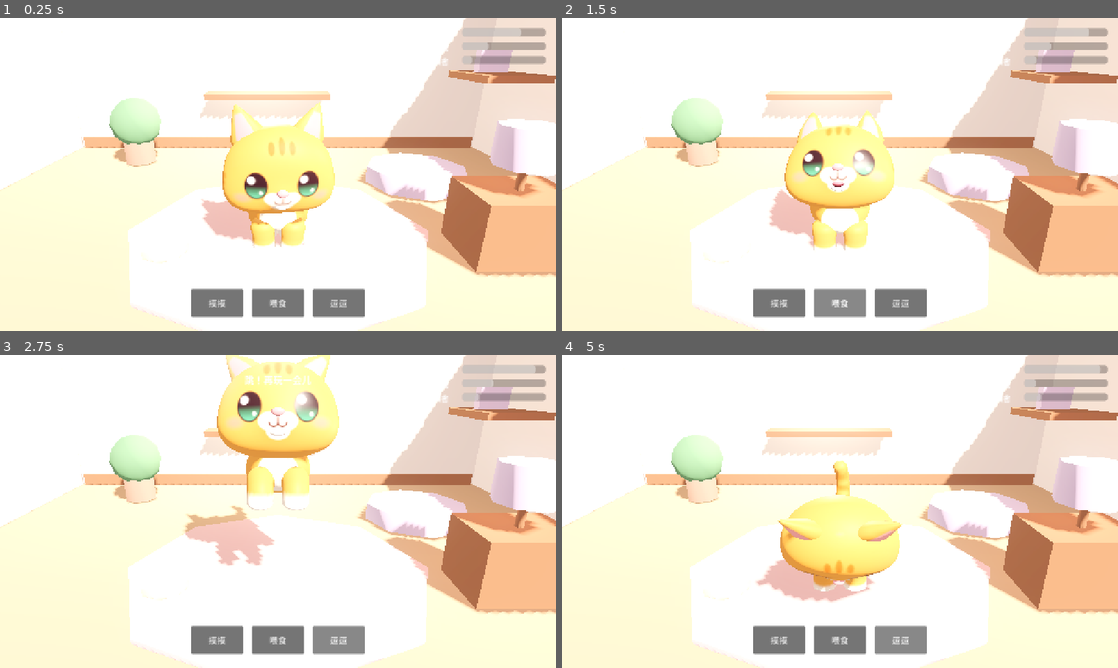
Above: before the commit, frames 1-4 (two rows, left to right).
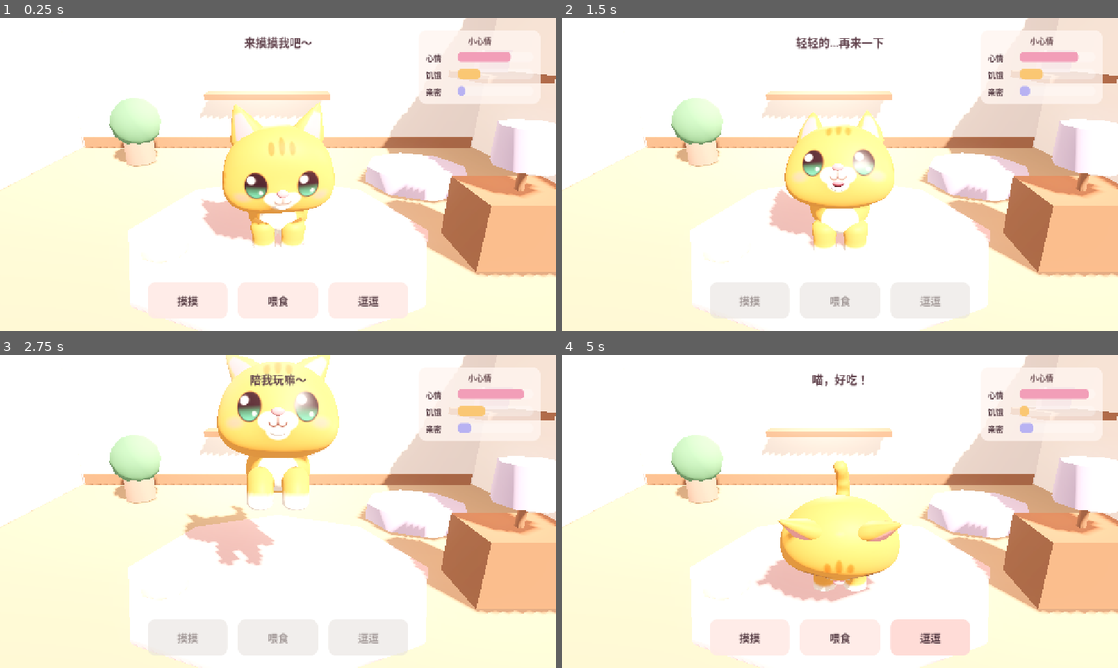
Above: after the commit, the same moments.

Repository: SkberLee/cute-cat-pet
Game: Godot game, scene res://scenes/main.tscn
The game is run twice, just before and just after one commit, with the same random seed, the same clock (stepped at 60 frames per second) and the same inputs.
Inputs (mouse positions are in pixels of both pictures, inside the frame that each line leads up to):
- Up to frame 1 (0.25 s): no input
- Up to frame 2 (1.5 s): click "摸摸" at 0.5 s; click (840, 302) at 1.25 s, where only the run before the commit has a clickable "喂食"
- Up to frame 3 (2.75 s): click "逗逗" at 2 s
- Up to frame 4 (5 s): click (778, 639) at 2.75 s, where only the run before the commit has a clickable "摸摸"; click "喂食" at 3.5 s; click (901, 639) at 4.25 s, where only the run before the commit has a clickable "逗逗"

The runs differ from the first frame. In frame 1, 6.9% of the frame differs, in the area x 31-99%, y 3-96%; in frame 2, 6.9%; in frame 3, 6.9%; in frame 4, 7.7%.

Commit message:
feat(ui): landscape mobile layout with large touch targets
Safe margins, soft stats card, colored progress bars, 160×68 buttons,
and disable-during-cooldown. Orientation locked landscape (1280×720);
set config/version 0.1.0.

Diff:
--- a/project.godot
+++ b/project.godot
@@ -5,6 +5,7 @@
 [application]
 
 config/name="治愈猫"
+config/version="0.1.0"
 config/description="送礼向轻养成电子宠物猫原型"
 run/main_scene="res://scenes/main.tscn"
 config/features=PackedStringArray("4.7", "Mobile")
@@ -16,7 +17,9 @@
 window/size/viewport_height=720
 window/stretch/mode="canvas_items"
 window/stretch/aspect="expand"
+window/handheld/orientation=0
 
 [rendering]
 
 renderer/rendering_method="mobile"
+textures/vram_compression/import_etc2_astc=true
--- a/scenes/main.tscn
+++ b/scenes/main.tscn
@@ -219,120 +219,159 @@
 grow_vertical = 2
 mouse_filter = 2
 
-[node name="StatsPanel" type="VBoxContainer" parent="UI/Root"]
+[node name="SafeMargin" type="MarginContainer" parent="UI/Root"]
+layout_mode = 1
+anchors_preset = 15
+anchor_right = 1.0
+anchor_bottom = 1.0
+grow_horizontal = 2
+grow_vertical = 2
+mouse_filter = 2
+theme_override_constants/margin_left = 36
+theme_override_constants/margin_top = 28
+theme_override_constants/margin_right = 36
+theme_override_constants/margin_bottom = 28
+
+[node name="Layout" type="Control" parent="UI/Root/SafeMargin"]
+layout_mode = 2
+size_flags_horizontal = 3
+size_flags_vertical = 3
+mouse_filter = 2
+
+[node name="StatsCard" type="PanelContainer" parent="UI/Root/SafeMargin/Layout"]
 layout_mode = 1
 anchors_preset = 1
 anchor_left = 1.0
 anchor_right = 1.0
 offset_left = -280.0
-offset_top = 24.0
-offset_right = -24.0
-offset_bottom = 180.0
+offset_top = 0.0
+offset_right = 0.0
+offset_bottom = 148.0
 grow_horizontal = 0
-theme_override_constants/separation = 8
-
-[node name="MoodRow" type="HBoxContainer" parent="UI/Root/StatsPanel"]
-layout_mode = 2
-theme_override_constants/separation = 8
-
-[node name="MoodLabel" type="Label" parent="UI/Root/StatsPanel/MoodRow"]
-custom_minimum_size = Vector2(56, 0)
-layout_mode = 2
+
+[node name="StatsPanel" type="VBoxContainer" parent="UI/Root/SafeMargin/Layout/StatsCard"]
+layout_mode = 2
+theme_override_constants/separation = 12
+
+[node name="Title" type="Label" parent="UI/Root/SafeMargin/Layout/StatsCard/StatsPanel"]
+layout_mode = 2
+theme_override_font_sizes/font_size = 18
+theme_override_colors/font_color = Color(0.4, 0.28, 0.3, 1)
+text = "小心情"
+horizontal_alignment = 1
+
+[node name="MoodRow" type="HBoxContainer" parent="UI/Root/SafeMargin/Layout/StatsCard/StatsPanel"]
+layout_mode = 2
+theme_override_constants/separation = 10
+
+[node name="MoodLabel" type="Label" parent="UI/Root/SafeMargin/Layout/StatsCard/StatsPanel/MoodRow"]
+custom_minimum_size = Vector2(64, 0)
+layout_mode = 2
+theme_override_font_sizes/font_size = 18
+theme_override_colors/font_color = Color(0.35, 0.25, 0.28, 1)
 text = "心情"
 
-[node name="MoodBar" type="ProgressBar" parent="UI/Root/StatsPanel/MoodRow"]
-unique_name_in_owner = true
-custom_minimum_size = Vector2(160, 18)
+[node name="MoodBar" type="ProgressBar" parent="UI/Root/SafeMargin/Layout/StatsCard/StatsPanel/MoodRow"]
+unique_name_in_owner = true
+custom_minimum_size = Vector2(160, 22)
 layout_mode = 2
 size_flags_horizontal = 3
 max_value = 100.0
 value = 70.0
 show_percentage = false
 
-[node name="HungerRow" type="HBoxContainer" parent="UI/Root/StatsPanel"]
-layout_mode = 2
-theme_override_constants/separation = 8
-
-[node name="HungerLabel" type="Label" parent="UI/Root/StatsPanel/HungerRow"]
-custom_minimum_size = Vector2(56, 0)
-layout_mode = 2
+[node name="HungerRow" type="HBoxContainer" parent="UI/Root/SafeMargin/Layout/StatsCard/StatsPanel"]
+layout_mode = 2
+theme_override_constants/separation = 10
+
+[node name="HungerLabel" type="Label" parent="UI/Root/SafeMargin/Layout/StatsCard/StatsPanel/HungerRow"]
+custom_minimum_size = Vector2(64, 0)
+layout_mode = 2
+theme_override_font_sizes/font_size = 18
+theme_override_colors/font_color = Color(0.35, 0.25, 0.28, 1)
 text = "饥饿"
 
-[node name="HungerBar" type="ProgressBar" parent="UI/Root/StatsPanel/HungerRow"]
-unique_name_in_owner = true
-custom_minimum_size = Vector2(160, 18)
+[node name="HungerBar" type="ProgressBar" parent="UI/Root/SafeMargin/Layout/StatsCard/StatsPanel/HungerRow"]
+unique_name_in_owner = true
+custom_minimum_size = Vector2(160, 22)
 layout_mode = 2
 size_flags_horizontal = 3
 max_value = 100.0
 value = 30.0
 show_percentage = false
 
-[node name="BondRow" type="HBoxContainer" parent="UI/Root/StatsPanel"]
-layout_mode = 2
-theme_override_constants/separation = 8
-
-[node name="BondLabel" type="Label" parent="UI/Root/StatsPanel/BondRow"]
-custom_minimum_size = Vector2(56, 0)
-layout_mode = 2
+[node name="BondRow" type="HBoxContainer" parent="UI/Root/SafeMargin/Layout/StatsCard/StatsPanel"]
+layout_mode = 2
+theme_override_constants/separation = 10
+
+[node name="BondLabel" type="Label" parent="UI/Root/SafeMargin/Layout/StatsCard/StatsPanel/BondRow"]
+custom_minimum_size = Vector2(64, 0)
+layout_mode = 2
+theme_override_font_sizes/font_size = 18
+theme_override_colors/font_color = Color(0.35, 0.25, 0.28, 1)
 text = "亲密"
 
-[node name="BondBar" type="ProgressBar" parent="UI/Root/StatsPanel/BondRow"]
-unique_name_in_owner = true
-custom_minimum_size = Vector2(160, 18)
+[node name="BondBar" type="ProgressBar" parent="UI/Root/SafeMargin/Layout/StatsCard/StatsPanel/BondRow"]
+unique_name_in_owner = true
+custom_minimum_size = Vector2(160, 22)
 layout_mode = 2
 size_flags_horizontal = 3
 max_value = 100.0
 value = 10.0
 show_percentage = false
 
-[node name="FeedbackLabel" type="Label" parent="UI/Root"]
+[node name="FeedbackLabel" type="Label" parent="UI/Root/SafeMargin/Layout"]
 unique_name_in_owner = true
 layout_mode = 1
 anchors_preset = 5
 anchor_left = 0.5
 anchor_right = 0.5
-offset_left = -200.0
-offset_top = 40.0
-offset_right = 200.0
-offset_bottom = 80.0
+offset_left = -280.0
+offset_top = 8.0
+offset_right = 280.0
+offset_bottom = 56.0
 grow_horizontal = 2
-theme_override_font_sizes/font_size = 22
+theme_override_font_sizes/font_size = 26
+theme_override_colors/font_color = Color(0.38, 0.26, 0.3, 1)
 text = "来摸摸我吧～"
 horizontal_alignment = 1
 
-[node name="Buttons" type="HBoxContainer" parent="UI/Root"]
+[node name="Buttons" type="HBoxContainer" parent="UI/Root/SafeMargin/Layout"]
 layout_mode = 1
 anchors_preset = 7
 anchor_left = 0.5
 anchor_top = 1.0
 anchor_right = 0.5
 anchor_bottom = 1.0
-offset_left = -220.0
-offset_top = -96.0
-offset_right = 220.0
-offset_bottom = -32.0
+offset_left = -300.0
+offset_top = -84.0
+offset_right = 300.0
+offset_bottom = 0.0
 grow_horizontal = 2
 grow_vertical = 0
-theme_override_constants/separation = 20
+theme_override_constants/separation = 24
 alignment = 1
 
-[node name="BtnPet" type="Button" parent="UI/Root/Buttons"]
-unique_name_in_owner = true
-custom_minimum_size = Vector2(120, 52)
-layout_mode = 2
-theme_override_font_sizes/font_size = 20
+[node name="BtnPet" type="Button" parent="UI/Root/SafeMargin/Layout/Buttons"]
+unique_name_in_owner = true
+custom_minimum_size = Vector2(160, 68)
+layout_mode = 2
+size_flags_horizontal = 3
+theme_override_font_sizes/font_size = 24
 text = "摸摸"
 
-[node name="BtnFeed" type="Button" parent="UI/Root/Buttons"]
-unique_name_in_owner = true
-custom_minimum_size = Vector2(120, 52)
-layout_mode = 2
-theme_override_font_sizes/font_size = 20
+[node name="BtnFeed" type="Button" parent="UI/Root/SafeMargin/Layout/Buttons"]
+unique_name_in_owner = true
+custom_minimum_size = Vector2(160, 68)
+layout_mode = 2
+size_flags_horizontal = 3
+theme_override_font_sizes/font_size = 24
 text = "喂食"
 
-[node name="BtnPlay" type="Button" parent="UI/Root/Buttons"]
-unique_name_in_owner = true
-custom_minimum_size = Vector2(120, 52)
-layout_mode = 2
-theme_override_font_sizes/font_size = 20
+[node name="BtnPlay" type="Button" parent="UI/Root/SafeMargin/Layout/Buttons"]
+unique_name_in_owner = true
+custom_minimum_size = Vector2(160, 68)
+layout_mode = 2
+size_flags_horizontal = 3
+theme_override_font_sizes/font_size = 24
 text = "逗逗"
--- a/scripts/main_ui.gd
+++ b/scripts/main_ui.gd
@@ -1,5 +1,7 @@
 # scripts/main_ui.gd
 extends CanvasLayer
+
+## Landscape-first mobile UI (1280×720). Soft bars + large touch targets.
 
 @onready var cat: Node3D = %Cat
 @onready var stats: PetStats = %PetStats
@@ -11,12 +13,100 @@
 @onready var btn_play: Button = %BtnPlay
 
 func _ready() -> void:
+	_style_ui()
 	btn_pet.pressed.connect(_on_pet)
 	btn_feed.pressed.connect(_on_feed)
 	btn_play.pressed.connect(_on_play)
+	if cat:
+		if cat.has_signal("interaction_started"):
+			cat.interaction_started.connect(_on_busy)
+		if cat.has_signal("interaction_ready"):
+			cat.interaction_ready.connect(_on_ready_again)
 	if stats:
 		stats.stats_changed.connect(_refresh)
 		_refresh()
+
+func _style_ui() -> void:
+	var card := get_node_or_null("Root/SafeMargin/Layout/StatsCard")
+	if card is PanelContainer:
+		var panel := StyleBoxFlat.new()
+		panel.bg_color = Color(1, 0.96, 0.94, 0.78)
+		panel.corner_radius_top_left = 18
+		panel.corner_radius_top_right = 18
+		panel.corner_radius_bottom_left = 18
+		panel.corner_radius_bottom_right = 18
+		panel.content_margin_left = 16
+		panel.content_margin_right = 16
+		panel.content_margin_top = 12
+		panel.content_margin_bottom = 14
+		(card as PanelContainer).add_theme_stylebox_override("panel", panel)
+	_style_bar(mood_bar, Color(0.95, 0.62, 0.72))
+	_style_bar(hunger_bar, Color(0.98, 0.78, 0.45))
+	_style_bar(bond_bar, Color(0.72, 0.7, 0.95))
+	for b in [btn_pet, btn_feed, btn_play]:
+		_style_button(b)
+
+func _style_bar(bar: ProgressBar, fill: Color) -> void:
+	if bar == null:
+		return
+	var bg := StyleBoxFlat.new()
+	bg.bg_color = Color(1, 1, 1, 0.28)
+	bg.corner_radius_top_left = 10
+	bg.corner_radius_top_right = 10
+	bg.corner_radius_bottom_left = 10
+	bg.corner_radius_bottom_right = 10
+	bg.content_margin_left = 2
+	bg.content_margin_right = 2
+	bg.content_margin_top = 2
+	bg.content_margin_bottom = 2
+	var fg := StyleBoxFlat.new()
+	fg.bg_color = fill
+	fg.corner_radius_top_left = 8
+	fg.corner_radius_top_right = 8
+	fg.corner_radius_bottom_left = 8
+	fg.corner_radius_bottom_right = 8
+	bar.add_theme_stylebox_override("background", bg)
+	bar.add_theme_stylebox_override("fill", fg)
+	bar.show_percentage = false
+
+func _style_button(btn: Button) -> void:
+	if btn == null:
+		return
+	var normal := StyleBoxFlat.new()
+	normal.bg_color = Color(1, 0.92, 0.9, 0.92)
+	normal.corner_radius_top_left = 18
+	normal.corner_radius_top_right = 18
+	normal.corner_radius_bottom_left = 18
+	normal.corner_radius_bottom_right = 18
+	normal.content_margin_left = 18
+	normal.content_margin_right = 18
+	normal.content_margin_top = 12
+	normal.content_margin_bottom = 12
+	var hover := normal.duplicate()
+	hover.bg_color = Color(1, 0.86, 0.84, 0.98)
+	var pressed := normal.duplicate()
+	pressed.bg_color = Color(0.95, 0.78, 0.76, 1)
+	var disabled := normal.duplicate()
+	disabled.bg_color = Color(0.9, 0.88, 0.86, 0.55)
+	btn.add_theme_stylebox_override("normal", normal)
+	btn.add_theme_stylebox_override("hover", hover)
+	btn.add_theme_stylebox_override("pressed", pressed)
+	btn.add_theme_stylebox_override("disabled", disabled)
+	btn.add_theme_color_override("font_color", Color(0.35, 0.25, 0.28))
+	btn.add_theme_color_override("font_hover_color", Color(0.28, 0.18, 0.22))
+	btn.add_theme_color_override("font_pressed_color", Color(0.22, 0.14, 0.16))
+	btn.add_theme_color_override("font_disabled_color", Color(0.5, 0.45, 0.45, 0.7))
+
+func _set_buttons_enabled(enabled: bool) -> void:
+	btn_pet.disabled = not enabled
+	btn_feed.disabled = not enabled
+	btn_play.disabled = not enabled
+
+func _on_busy(_action: String) -> void:
+	_set_buttons_enabled(false)
+
+func _on_ready_again() -> void:
+	_set_buttons_enabled(true)
 
 func _on_pet() -> void:
 	if cat and cat.has_method("do_pet"):
